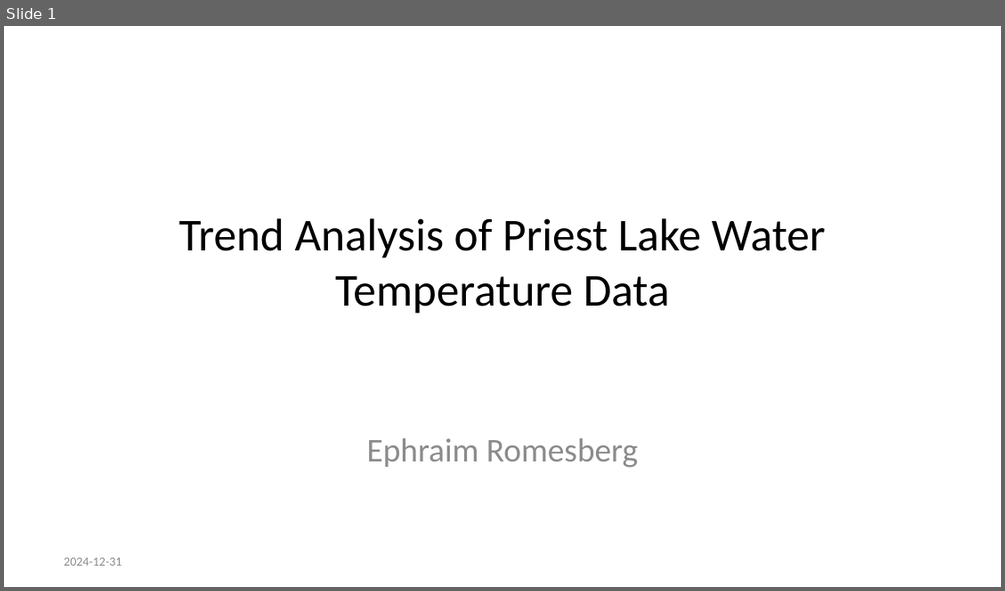
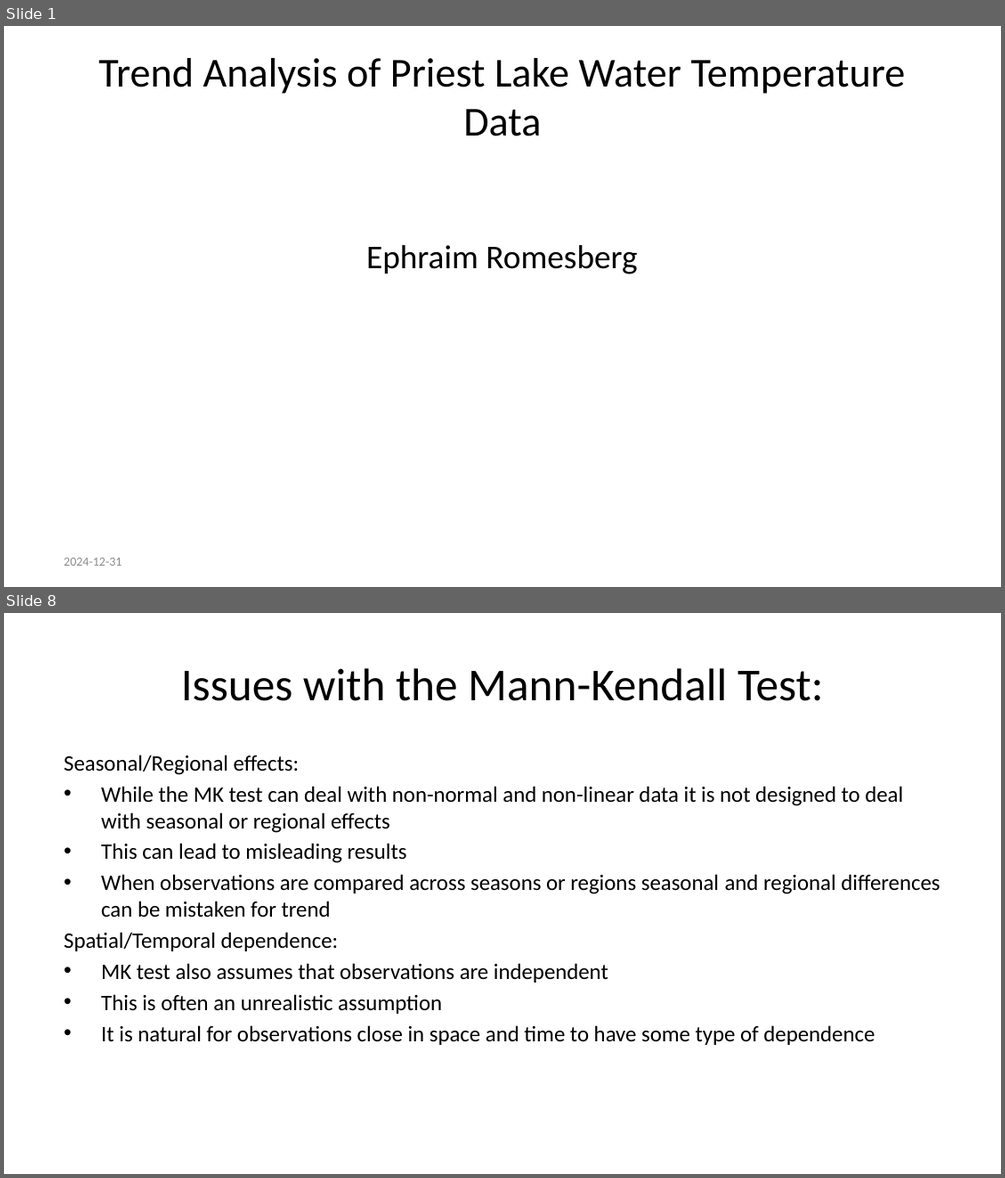
Before and after one commit to Ephraim96/SCA-Trend-Analysis, a slide deck: Trend-Analysis-of-Priest-Lake-Water-Temperature-Data.pptx. Shown one above the other, each under a label of ours: slide 1 before the commit, slides 1 and 8 after it; the slides between them are not shown. The pictures are 1005x591 and 1005x1178 pixels, drawn with LibreOffice and Linux fonts; fonts in the diff are those of the drawing; background and template pictures are left out. Boxes give left, top, right and bottom in pixels: in the first picture for what was removed or moved away, otherwise in the second. Text is boxed around its words. In the diff, an @@ line names an element or a change of style, - is before the commit and + after.

```diff
--- a/Trend-Analysis-of-Priest-Lake-Water-Temperature-Data.pptx
+++ b/Trend-Analysis-of-Priest-Lake-Water-Temperature-Data.pptx
@@ slide 8 added at box(4, 613, 1001, 1174), background #FFFFFF @@
@@ title added at box(181, 668, 823, 701), 33 pt, text #000000 @@
+Issues with the Mann-Kendall Test:
@@ text added at box(64, 755, 939, 1045), 16 pt, text #000000 @@
+Seasonal/Regional effects:
+• While the MK test can deal with non-normal and non-linear data it is not designed to deal with seasonal or regional effects
+• This can lead to misleading results
+• When observations are compared across seasons or regions seasonal and regional differences can be mistaken for trend
+Spatial/Temporal dependence:
+• MK test also assumes that observations are independent
+• This is often an unrealistic assumption
+• It is natural for observations close in space and time to have some type of dependence
@@ slide 1 changed as well @@
@@ title "Trend Analysis of Priest Lake ...": place and size @@
-title "Trend Analysis of Priest Lake ..." at box(179, 218, 825, 313)
+title "Trend Analysis of Priest Lake ..." at box(98, 58, 906, 136)
@@ title "Trend Analysis of Priest Lake ..." at box(98, 58, 906, 136): size 33 to 29.7 pt @@
@@ text "Ephraim Romesberg": place and size @@
-text "Ephraim Romesberg" at box(367, 438, 638, 467)
+text "Ephraim Romesberg" at box(366, 245, 637, 274)
@@ text "Ephraim Romesberg" at box(366, 245, 637, 274): text colour #8C8C8C to #000000 @@
```
Also in this commit, not shown: 18 other slides added, 4 slides removed, 5 other files.
